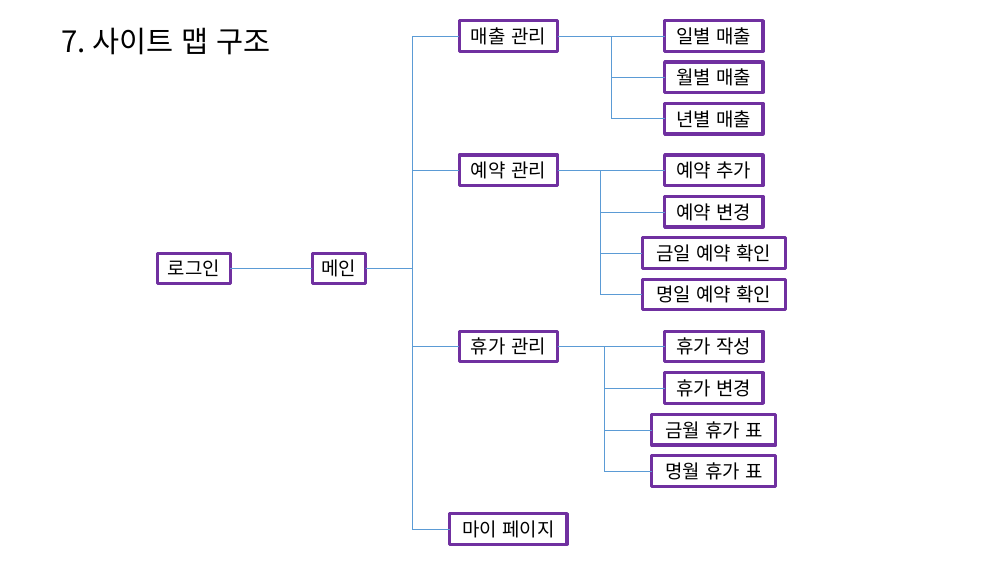
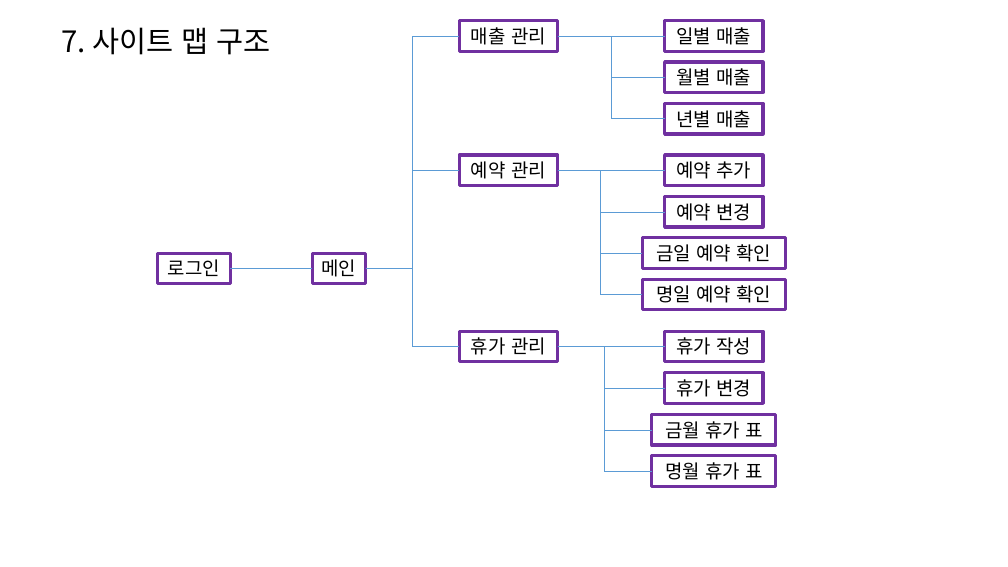
Before and after one commit to jo-dong/Github, a slide deck: slide 23 of document/화면 설계서_조동현.pptx (slide 24 before the commit). Drawn at 1008x567 pixels with LibreOffice and Linux fonts; fonts in the diff are those of the drawing. Boxes give left, top, right and bottom in pixels: in the first picture for what was removed or moved away, otherwise in the second. Text is boxed around its words. In the diff, an @@ line names an element or a change of style, - is before the commit and + after.

```diff
--- a/document/화면 설계서_조동현.pptx
+++ b/document/화면 설계서_조동현.pptx
@@ elbow line removed from (366, 268) to (450, 529) @@
@@ rectangle removed at (450,513,567,544) @@
-마이 페이지
```
Also in this commit, not shown: 5 other slides changed, 14 slides added, 1 slide removed, 1 other file.
